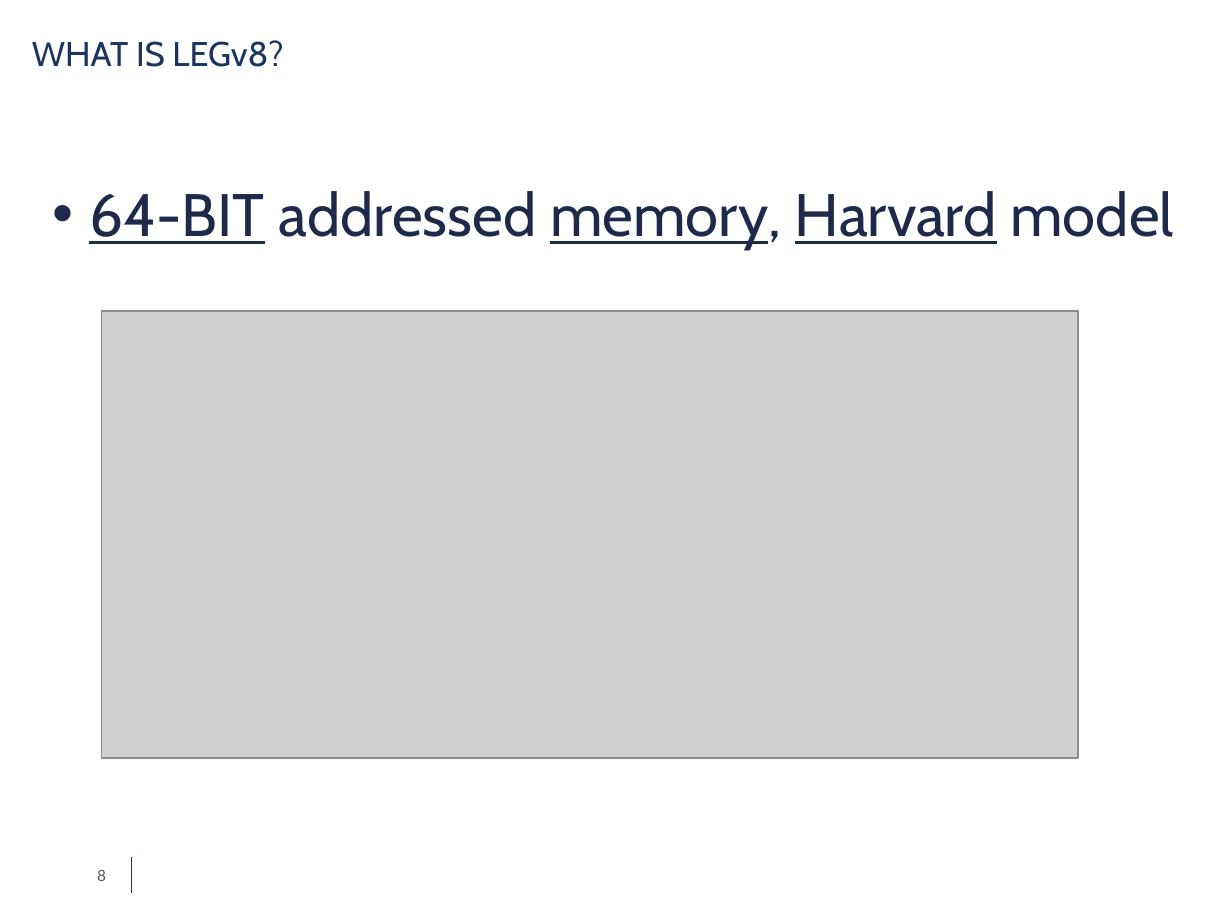
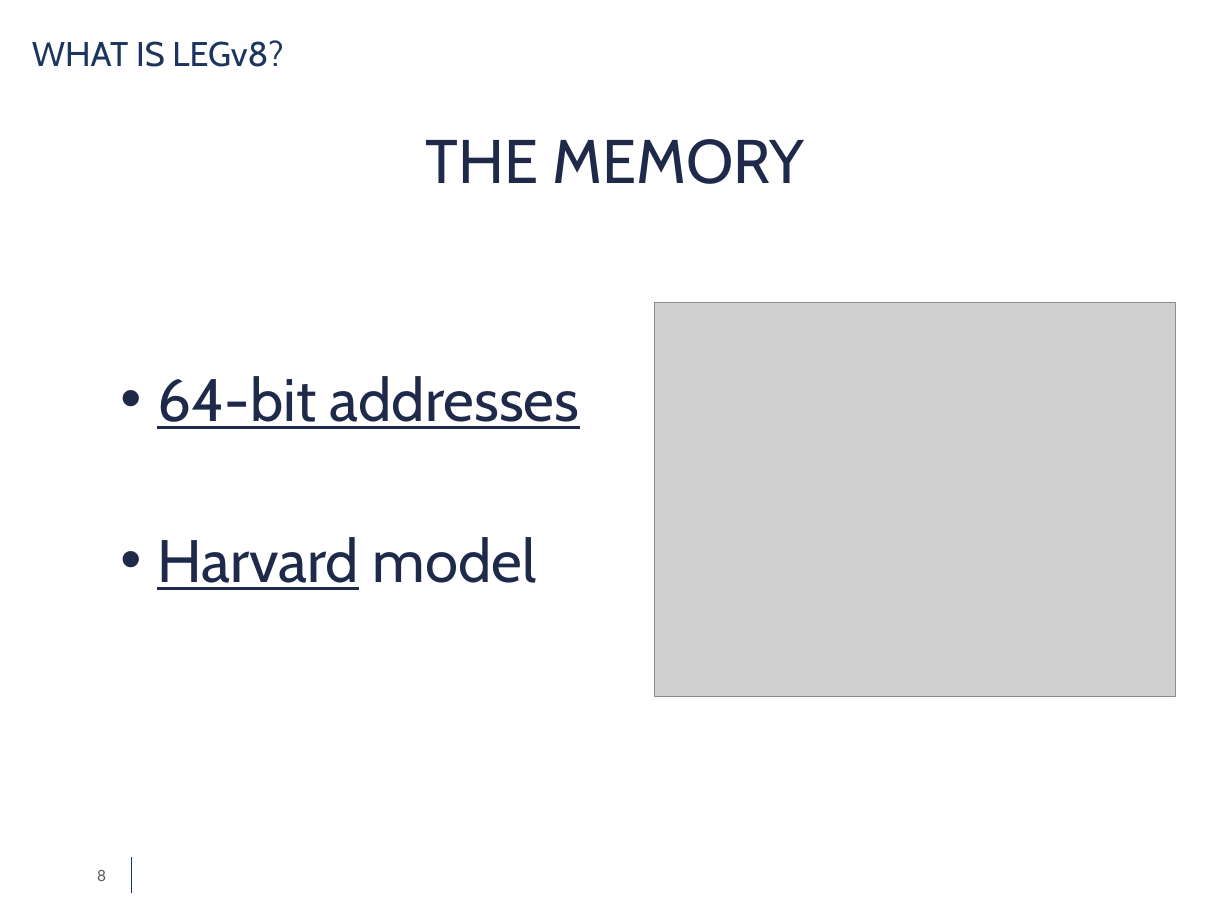
Before and after one commit to simdeistud/bachelors-thesis, a slide deck: slide 8 of SlidesDeiana4_3 -ABRIDGED.pptx. Drawn at 1232x924 pixels with LibreOffice and Linux fonts; fonts in the diff are those of the drawing; grey boxes stand for pictures; background and template pictures are left out. Boxes give left, top, right and bottom in pixels: in the first picture for what was removed or moved away, otherwise in the second. Text is boxed around its words. In the diff, an @@ line names an element or a change of style, - is before the commit and + after.

```diff
--- a/SlidesDeiana4_3 -ABRIDGED.pptx
+++ b/SlidesDeiana4_3 -ABRIDGED.pptx
@@ text added at (426, 139, 805, 184), 36 pt, text #1F294A @@
+THE MEMORY
@@ picture: place and size @@
-picture at (101, 310, 1078, 758)
+picture at (655, 303, 1177, 697)
@@ text at (157, 376, 579, 590): text changed @@
-• 64-BIT addressed memory, Harvard model
+• 64-bit addresses
+• Harvard model
```
Also in this commit, not shown: 9 other slides changed, 1 slide added, 19 slides removed, 1 other file.
